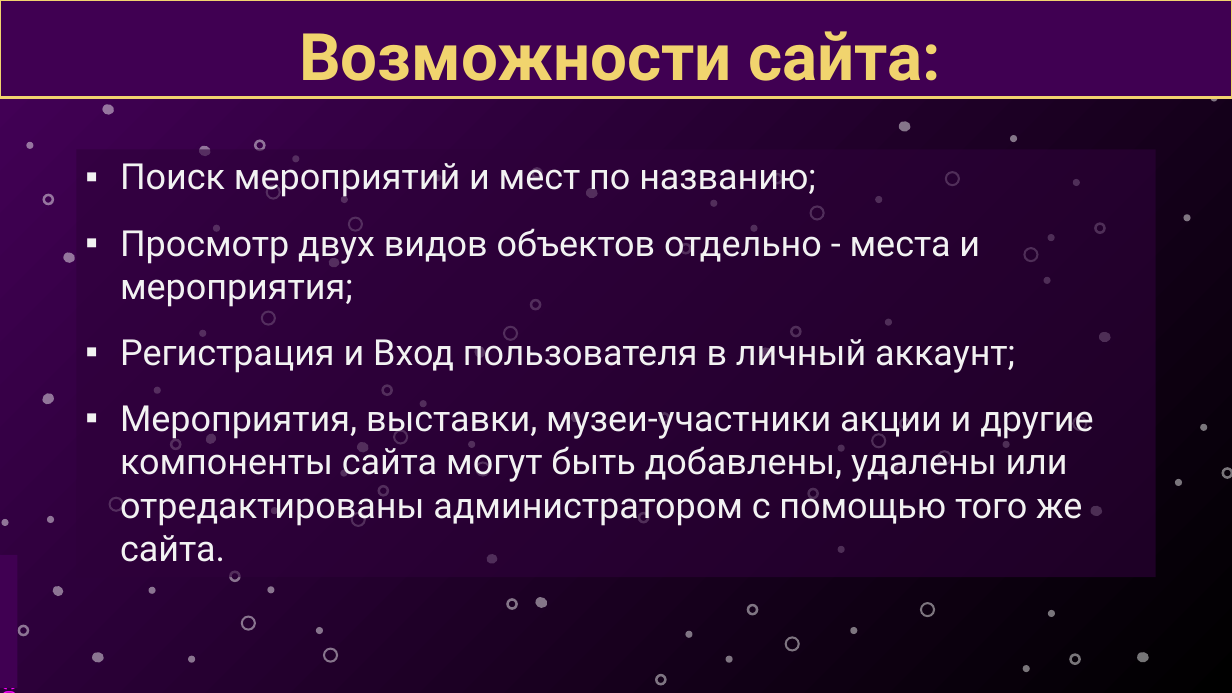
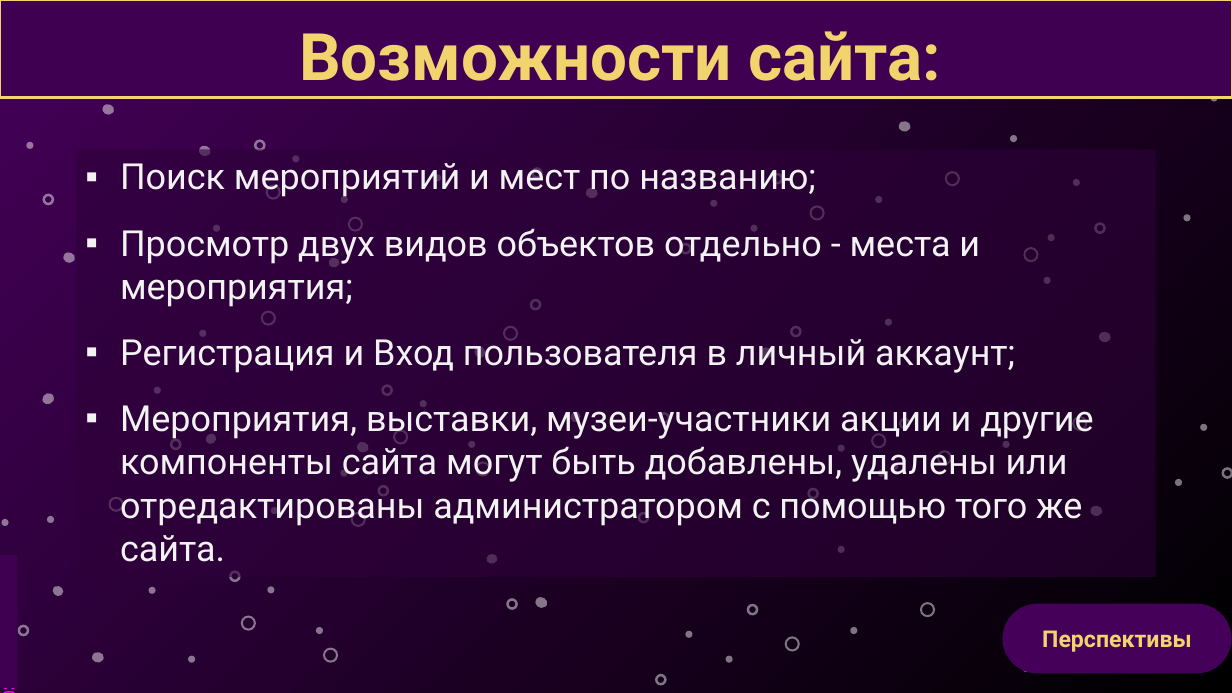
Before and after one commit to alexdenkk/museum, a slide deck: slide 10 of server/presentation/презентация_проекта_хакатон v.2.1.2.pptx. Drawn at 1232x693 pixels with LibreOffice and Linux fonts; fonts in the diff are those of the drawing. Boxes give left, top, right and bottom in pixels: in the first picture for what was removed or moved away, otherwise in the second. Text is boxed around its words. In the diff, an @@ line names an element or a change of style, - is before the commit and + after.

```diff
--- a/server/presentation/презентация_проекта_хакатон v.2.1.2.pptx
+++ b/server/presentation/презентация_проекта_хакатон v.2.1.2.pptx
@@ rounded rectangle added at [1003,604,1232,673], fill #450059, 18 pt, text #F1D46E, bold @@
+Перспективы
@@ ellipse removed at [1048,610,1055,617] @@
@@ donut removed at [1069,653,1081,665] @@
@@ freeform shape removed at [1138,653,1150,663] @@
```
Also in this commit, not shown: 4 other slides changed, 1 slide removed.
